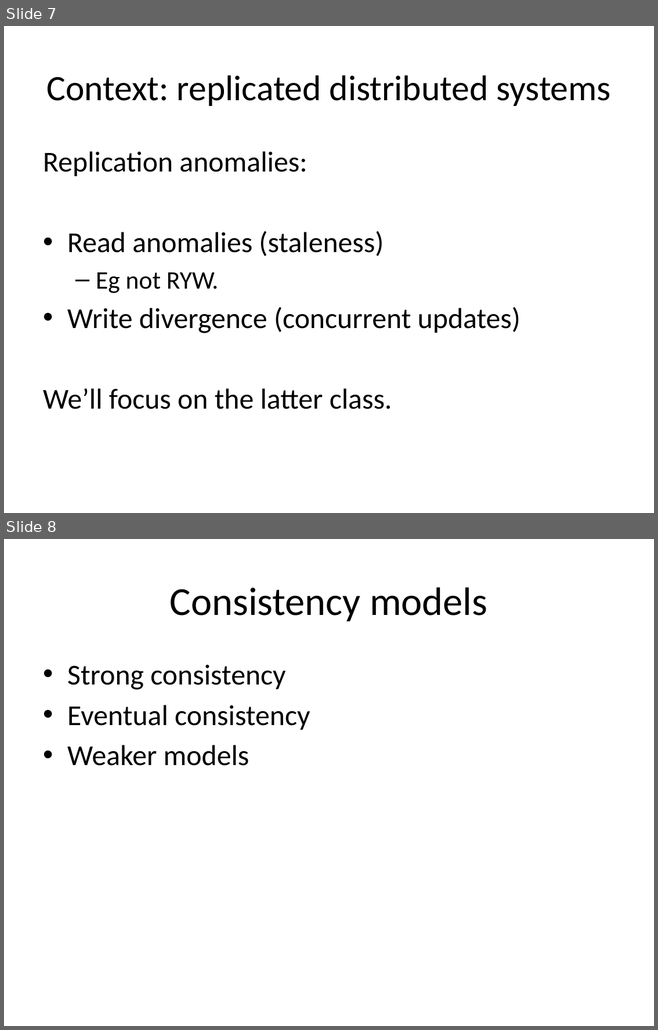
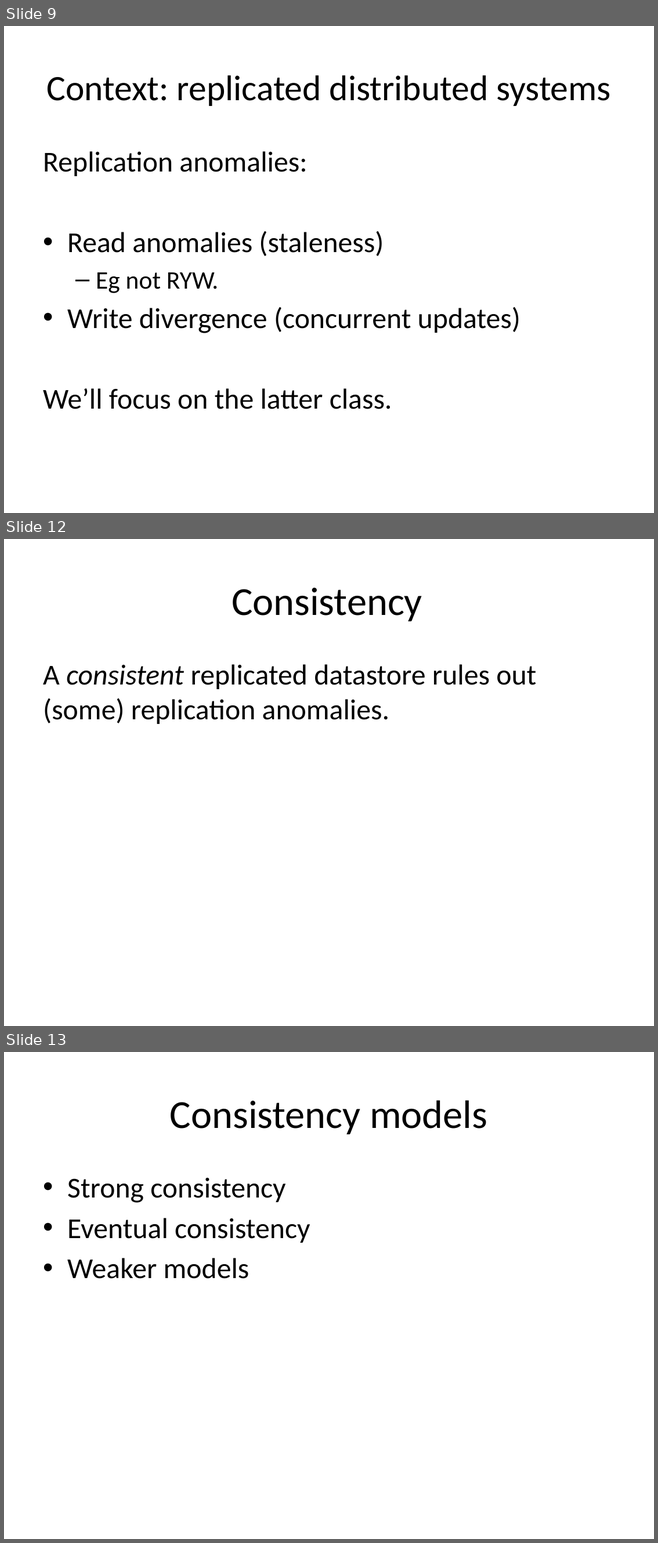
Before and after one commit to declarativitydotnet/declarativity, a slide deck: socc12-bloom-tutorial/slides/bloom-tutorial.pptx. Shown one above the other, each under a label of ours: slides 7 and 8 before the commit, slides 9, 12 and 13 after it; the slides between them are not shown. The pictures are 658x1030 and 658x1543 pixels, drawn with LibreOffice and Linux fonts; fonts in the diff are those of the drawing. Boxes give left, top, right and bottom in pixels: in the first picture for what was removed or moved away, otherwise in the second. Text is boxed around its words. In the diff, an @@ line names an element or a change of style, - is before the commit and + after.

```diff
--- a/socc12-bloom-tutorial/slides/bloom-tutorial.pptx
+++ b/socc12-bloom-tutorial/slides/bloom-tutorial.pptx
@@ slide 12 added at (4,539,654,1026), background #FFFFFF @@
@@ title added at (231,588,422,621), 44 pt, text #000000 @@
+Consistency
@@ text added at (43,664,536,724), 32 pt, text #000000 @@
+A consistent replicated datastore rules out (some) replication anomalies.
@@ what was slide 7 is now slide 9 @@
@@ what was slide 8 is now slide 13 @@
```
Also in this commit, not shown: 1 slide changed, 4 other slides added.
